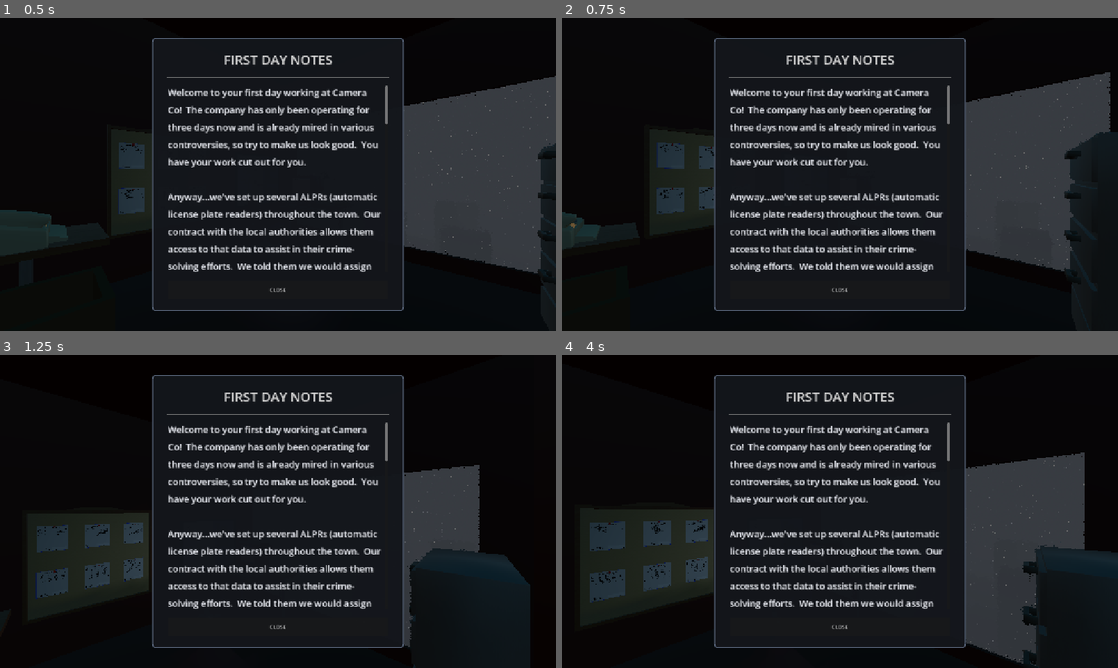
Above: before the commit, frames 1-4 (two rows, left to right).
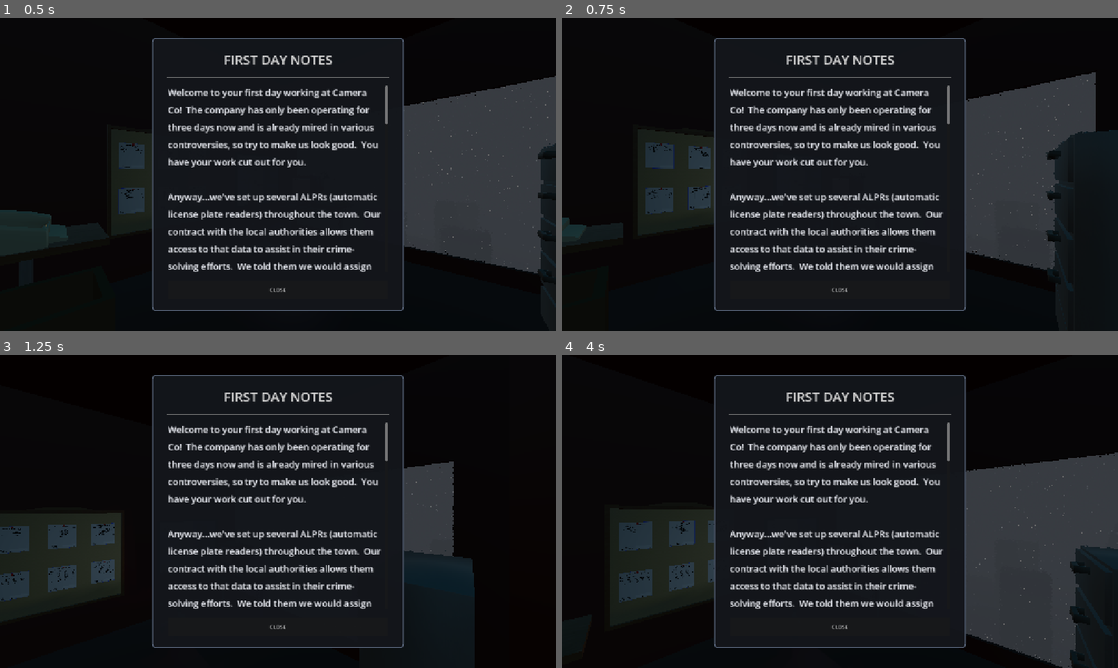
Above: after the commit, the same moments.

Repository: Ciph3rzer0/brackeys-2026.2-trust-no-one
Game: Godot game, scene res://scenes/city.tscn
Two runs of this game, one before a commit and one after it. Both use one fixed random seed, a clock stepped at 60 frames per second and the inputs below.
Inputs (mouse positions are in pixels of both pictures, inside the frame that each line leads up to):
- Up to frame 1 (0.5 s): no input
- Up to frame 2 (0.75 s): tap Enter at 0.5 s; move the mouse to (962, 158) at 0.52 s; hold D (pc_right) from 0.53 s (still down); hold Shift from 0.53 s (still down); click (962, 158) at 0.67 s
- Up to frame 3 (1.25 s): keep holding D (pc_right); keep holding Shift; tap Space at 0.77, 1.07 s
- Up to frame 4 (4 s): release D (pc_right) at 1.25 s; release Shift at 1.25 s; drag from (728, 527) to (812, 574) at 1.27 s; tap Space at 2, 3.77 s; move the mouse to (895, 442) at 2.02 s; hold D (pc_right) 2.03-2.75 s; hold Shift 2.03-2.75 s; drag from (812, 574) to (673, 464) at 2.77 s; tap Enter at 3.5 s; move the mouse to (1006, 558) at 3.52 s; hold A (pc_left) from 3.53 s (still down); hold Shift from 3.53 s (still down)

Frame 1 is identical in both runs. In frame 2, 3.8% of the frame differs, in the area x 0-100%, y 17-100%; in frame 3, 7.8%; in frame 4, 9.0%, in the area x 3-100%, y 31-100%.

Commit message:
feat: walk speed by default, instead of run

Diff:
--- a/scripts/player.gd
+++ b/scripts/player.gd
@@ -12,7 +12,7 @@
 @onready var crosshair_dot: Control = $InteractionUI/CrosshairDot
 @onready var held_report_anchor: Node3D = $Camera3D/HeldReportAnchor
 
-var run_speed = 5.5
+var run_speed = 4.5
 var speed = run_speed
 var walk_speed = 3
 var crouch_speed = 1.8
@@ -335,13 +335,13 @@
 			landing_animation(landing_velocity)
 			landing_velocity = 0
 
-		speed = run_speed
+		speed = walk_speed
 		# Crouch with Control
 		if Input.is_key_pressed(KEY_CTRL):
 			speed = crouch_speed
 		# Walk with Shift
 		elif Input.is_key_pressed(KEY_SHIFT):
-			speed = walk_speed
+			speed = run_speed
 
 	if Input.is_key_pressed(KEY_CTRL):
 		$CollisionShape3D.shape.height = lerp($CollisionShape3D.shape.height, 1.38, 0.1)
